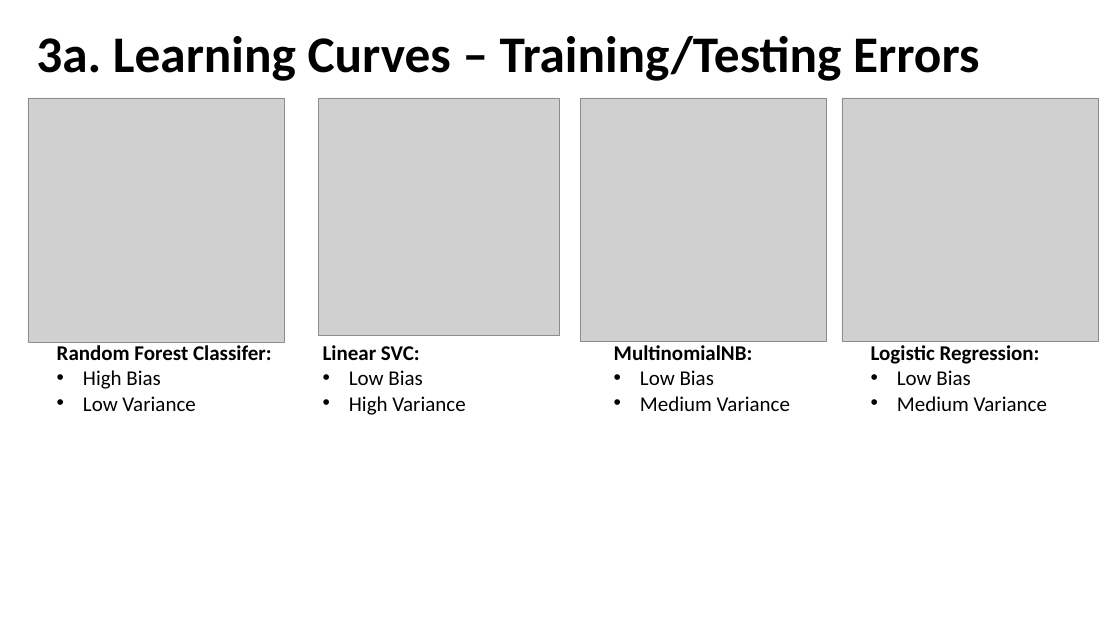
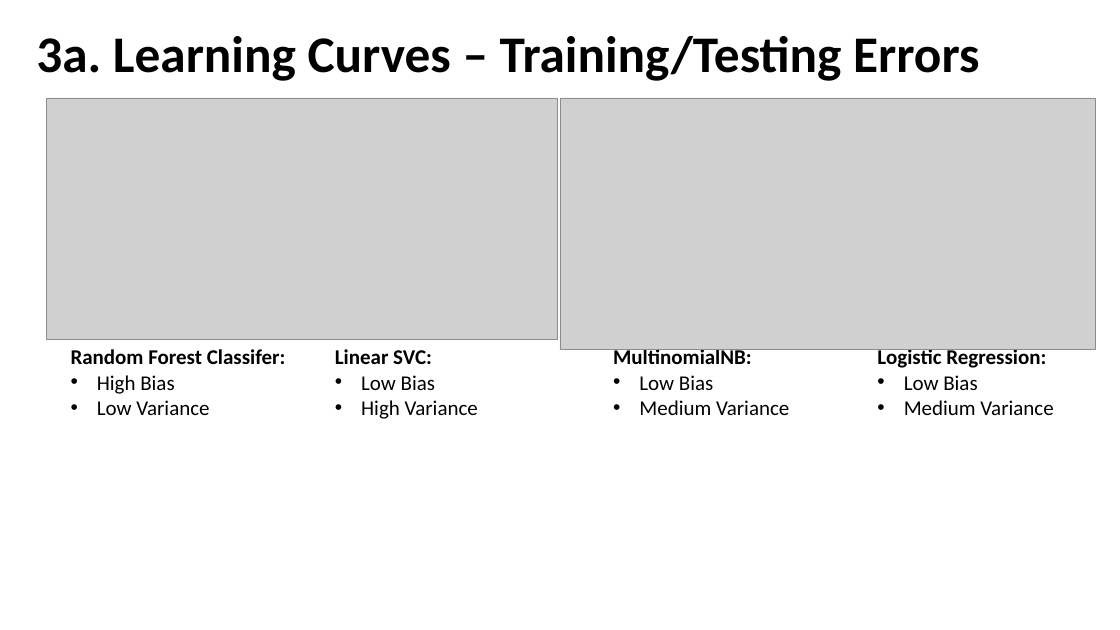
Before and after one commit to CSML1010-3-2020/NLPCourseProject, a slide deck: slide 11 of CSML1010_Group3_Project_Milestone02.pptx. Drawn at 1120x630 pixels with LibreOffice and Linux fonts; fonts in the diff are those of the drawing; grey boxes stand for pictures. Boxes give left, top, right and bottom in pixels: in the first picture for what was removed or moved away, otherwise in the second. Text is boxed around its words. In the diff, an @@ line names an element or a change of style, - is before the commit and + after.

Commit message:
Updated May1_2100

```diff
--- a/CSML1010_Group3_Project_Milestone02.pptx
+++ b/CSML1010_Group3_Project_Milestone02.pptx
@@ picture removed at bbox=[28, 98, 285, 343] @@
@@ picture added at bbox=[47, 98, 558, 339] @@
@@ picture removed at bbox=[319, 98, 560, 336] @@
@@ picture added at bbox=[560, 98, 1096, 350] @@
@@ picture removed at bbox=[581, 98, 827, 342] @@
@@ picture removed at bbox=[842, 98, 1099, 342] @@
@@ text "Random Forest Classifer:": place and size @@
-text "Random Forest Classifer:" at bbox=[57, 345, 272, 411]
+text "Random Forest Classifer:" at bbox=[71, 349, 286, 415]
@@ text "Linear SVC:": place and size @@
-text "Linear SVC:" at bbox=[323, 345, 465, 415]
+text "Linear SVC:" at bbox=[335, 349, 478, 419]
@@ text "MultinomialNB:": place and size @@
-text "MultinomialNB:" at bbox=[614, 345, 790, 411]
+text "MultinomialNB:" at bbox=[613, 347, 789, 415]
@@ text "Logistic Regression:": place and size @@
-text "Logistic Regression:" at bbox=[871, 345, 1047, 411]
+text "Logistic Regression:" at bbox=[877, 347, 1053, 415]
```
Also in this commit, not shown: 9 other slides changed, 1 slide added.
